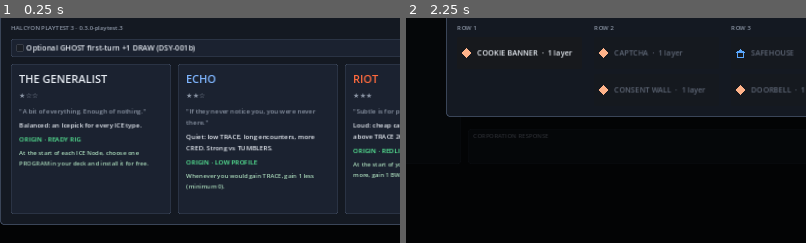
Above: before the commit, frames 1-2 (left to right).
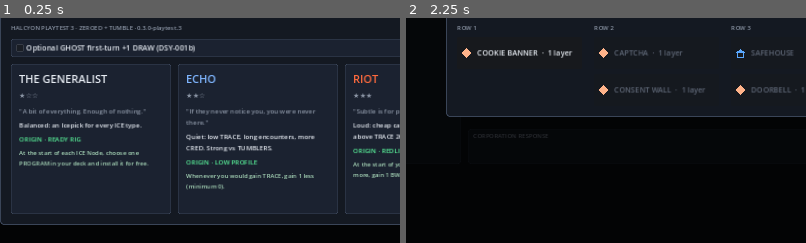
Above: after the commit, the same moments.

Repository: Punkwork/REDLINE
Game: Godot game, scene res://scenes/Main.tscn
The game is run twice, just before and just after one commit, with the same random seed, the same clock (stepped at 60 frames per second) and the same inputs.
Inputs (mouse positions are % of the whole screen's width and height, from its top left):
- Up to frame 1 (0.25 s): no input
- Up to frame 2 (2.25 s): click "DECK / COVERAGE" at 0.5 s; click "VOICE ON" at 1.25 s; click (19, 54) at 2.02 s
The pictures show only the part of the screen within x 8-58%, y 28-78%; the shares and areas given below are measured in that part.

The runs differ from the first frame. In frame 1, 0.3% of the frame differs, in the area x 19-46%, y 3-6%; in frame 2, nothing differs.

Commit message:
TUMBLE-001: Remove broken TUMBLER subs and tumble immediately active replacements

Diff:
--- a/godot/scripts/core/game.gd
+++ b/godot/scripts/core/game.gd
@@ -284,8 +284,10 @@
 		for s in d.subs.size():
 			out.append(s)
 		return out
-	for k in int(d.get("slots", d.subs.size())):
-		out.append((ice.rot + k) % d.subs.size())
+	for offset in d.subs.size():
+		var sub: int = (ice.rot + offset) % d.subs.size()
+		if not ice.broken[sub]: out.append(sub)
+		if out.size() >= int(d.get("slots", d.subs.size())): break
 	return out
 
 func is_active(i: int, s: int) -> bool:
@@ -294,13 +296,20 @@
 func hidden_count(i: int) -> int:
 	## Face-down subroutines outside the slots (TUMBLER) or not yet fired (VOID, beyond this response).
 	var ice: Dictionary = enc.ice[i]
+	if ice_definition(ice).type == "TUMBLER": return ice.broken.count(false) - active_subs(i).size()
 	return ice_definition(ice).subs.size() - active_subs(i).size()
 
 func _rotate_tumblers() -> void:
 	for i in enc.ice.size():
 		var ice: Dictionary = enc.ice[i]
-		if ice_definition(ice).type == "TUMBLER" and int(ice_definition(ice).get("slots", ice_definition(ice).subs.size())) < ice_definition(ice).subs.size():
-			ice.rot = (ice.rot + 1) % ice_definition(ice).subs.size()
+		var d := ice_definition(ice)
+		var active := active_subs(i)
+		if d.type == "TUMBLER" and ice.broken.count(false) > int(d.get("slots", d.subs.size())):
+			for offset in range(1, d.subs.size() + 1):
+				var candidate: int = (int(active[0]) + offset) % d.subs.size()
+				if not ice.broken[candidate]:
+					ice.rot = candidate
+					break
 	_mark_seen()
 
 func _mark_seen() -> void:
@@ -1225,6 +1234,10 @@
 	var ice: Dictionary = enc.ice[i]
 	ice.break_progress[s] += 1
 	ice.broken[s] = ice.break_progress[s] >= deadlock_steps(ice_definition(ice).subs[s])
+	if ice.broken[s] and ice_definition(ice).type == "TUMBLER":
+		var showing := active_subs(i)
+		if not showing.is_empty(): ice.rot = showing[0]
+		_mark_seen() # Tumbled-in subs are active and face up before any next choice/preview.
 	_sync_strengths()
 	enc.breaks_turn += 1
 	var d := ice_definition(ice)
--- a/godot/scripts/ui/main.gd
+++ b/godot/scripts/ui/main.gd
@@ -56,6 +56,8 @@
 ## REEL-001: TUMBLER slots are slot-machine reels; they spin when the TUMBLER rotates.
 const REEL_H := 33.0
 var spin := {}            # ICE index → its slots' subroutines before the rotation
+var tumble: Dictionary = {}
+var previous_slots: Array = []
 var spinning := false
 var spin_built := false
 var spin_deferred := false
@@ -420,6 +422,7 @@
 	if spinning and spin_built:
 		spin_deferred = true   # don't rebuild (and restart) the reels mid-spin
 		return
+	_detect_tumbles()
 	_handle_events()
 	_build_hud()
 	_build_info()
@@ -763,7 +766,10 @@
 	# subroutines (TUMBLERs: only the subroutines in its slots; the rest are face-down)
 	var act := g.active_subs(i)
 	var tumbler := IceDB.is_tumbler(ice.id)
-	for k in act.size():
+	for k in (int(d.get("slots", act.size())) if tumbler else act.size()):
+		if k >= act.size():
+			v.add_child(_tumble_reel(i, k, -1, _lbl("SLOT %d · EMPTY" % (k + 1), 12, DIM)))
+			continue
 		var s: int = act[k]
 		if not ice.seen[s]:
 			var fh := HBoxContainer.new()
@@ -792,7 +798,7 @@
 			if spin.has(i) and k < spin[i].size():
 				var ps: int = spin[i][k]
 				prev_row = _sub_row(i, ps, d.subs[ps], ice.broken[ps], "SLOT %d · S%d" % [k + 1, ps + 1])
-			v.add_child(_reel(content, prev_row, k, spin.has(i)))
+			v.add_child(_tumble_reel(i, k, s, content) if tumble.has(i) else _reel(content, prev_row, k, spin.has(i)))
 		else:
 			v.add_child(content)
 	var hid := g.hidden_count(i)
@@ -1459,7 +1465,7 @@
 
 func _overlay_select() -> void:
 	var v := _dim_box("CHOOSE YOUR RUSTLER", "Same stats for all: 30 VITAE, 4 BW, DRAW 6, 4 RAM. They differ by deck and ORIGIN Ghostware.", 1360)
-	v.add_child(_lbl("HALCYON PLAYTEST 3 · " + str(ProjectSettings.get_setting("application/config/version", "")), 12, DIM))
+	v.add_child(_lbl("HALCYON PLAYTEST 3 · ZEROED + TUMBLE · " + str(ProjectSettings.get_setting("application/config/version", "")), 12, DIM))
 	var option := CheckBox.new()
 	option.text = "Optional GHOST first-turn +1 DRAW (DSY-001b)"
 	option.button_pressed = g.ghost_draw_enabled
@@ -1600,3 +1606,46 @@
 			g.compile_cards(compile_first, uid)
 			compile_open = false
 		refresh(), "Cancel", func(): compile_open = false; refresh())
+
+func _detect_tumbles() -> void:
+	tumble.clear()
+	var current := []
+	for i in g.enc.get("ice", []).size():
+		var ice: Dictionary = g.enc.ice[i]
+		if g.ice_definition(ice).type != "TUMBLER": continue
+		var showing := g.active_subs(i)
+		for prior in previous_slots:
+			if is_same(prior.ice, ice) and prior.subs != showing and prior.subs.any(func(s): return ice.broken[s]):
+				tumble[i] = prior.subs
+		current.append({"ice": ice, "subs": showing.duplicate()})
+	previous_slots = current
+
+func _tumble_reel(i: int, slot: int, sub: int, final_row: Control) -> Control:
+	var frame := _reel(final_row, null, slot, false)
+	if not tumble.has(i): return frame
+	var prior: Array = tumble[i]
+	var old_slot: int = prior.find(sub) if sub >= 0 else -1
+	if old_slot == slot: return frame
+	var holder: Control = frame.get_child(0)
+	final_row.modulate.a = 0.0
+	var window := Control.new()
+	window.name = "TumbleMotion"
+	window.mouse_filter = Control.MOUSE_FILTER_IGNORE
+	window.clip_contents = true
+	holder.add_child(window)
+	if slot < prior.size() and g.enc.ice[i].broken[prior[slot]]:
+		var removed := _sub_row(i, prior[slot], g.ice_definition(g.enc.ice[i]).subs[prior[slot]], true, "BROKEN")
+		removed.mouse_filter = Control.MOUSE_FILTER_IGNORE
+		window.add_child(removed)
+		var drop := removed.create_tween().set_parallel(true)
+		drop.tween_property(removed, "position:y", float(REEL_H), 0.28)
+		drop.tween_property(removed, "modulate:a", 0.0, 0.28)
+	var arriving: Control = final_row.duplicate()
+	arriving.modulate.a = 1.0
+	arriving.mouse_filter = Control.MOUSE_FILTER_IGNORE
+	window.add_child(arriving)
+	arriving.position.y = float(REEL_H * (old_slot - slot)) if old_slot >= 0 else -float(REEL_H)
+	var slide := arriving.create_tween()
+	slide.tween_property(arriving, "position:y", 0.0, 0.42).set_trans(Tween.TRANS_CUBIC).set_ease(Tween.EASE_OUT)
+	slide.tween_callback(func(): final_row.modulate.a = 1.0; window.queue_free())
+	return frame
--- a/godot/tests/shot_playtest3.gd
+++ b/godot/tests/shot_playtest3.gd
@@ -7,8 +7,8 @@
  if not ok:
   failures += 1
   push_error(message)
-func snap(name: String) -> void:
- main.refresh()
+func snap(name: String, rebuild: bool = true) -> void:
+ if rebuild: main.refresh()
  for i in 15: await process_frame
  await RenderingServer.frame_post_draw
  check(root.get_texture().get_image().save_png(OS.get_environment("SHOT_DIR").path_join(name + ".png")) == OK, "save " + name)
@@ -27,15 +27,18 @@
  await snap("playtest3_hold")
  await check_choice_row("HOLD")
  g.choose(-1)
+ if g.phase == "RESPONSE": g._continue_response()
  # SCAN fixture: model choice and UI rendered together.
  g.hand.clear(); g.bw = 30
  var scan := g._new_inst("PORT_SCAN"); g.hand.append(scan); g.play_card(scan.uid)
+ check(g.pending.get("kind") == "scan", "SCAN fixture actually opened")
  await snap("playtest3_scan")
  g.finish_scan()
- g.enc.ice[0].str_mod = -10
+ g.reduce_ice_str(0, 10)
  g.hand.clear()
  var c := g._new_inst("CULL"); g.hand.append(c); g.infect(0, "ROT", 3); g.infect(0, "LEECH", 2); g.play_card(c.uid, 0)
- await snap("playtest3_cull_underflow")
+ check(g.pending.get("kind") == "cull", "CULL fixture actually opened")
+ await snap("playtest3_cull_zeroed")
  g.cull_strain("ROT"); g.cull_strain()
  g.phase = "REWARD"; g.layers_cleared = 1; g.reward_options = ["SCALPEL", "WARM_BOOT", "COVER_FIRE"]
  await snap("playtest3_reward_roles")
@@ -48,6 +51,22 @@
  g.phase = "PLAYER"; g.enc.ice.assign([g._new_ice("COOKIE_WALL", definition)]); g.enc.ice[0].seen.fill(true)
  g._do_break(0, 0)
  await snap("playtest3_deadlock_escalate")
+ # Authorized ZEROED and TUMBLE fixtures.
+ main._start_as("RIOT"); g = main.g; g.enter_node(0); g.hand.clear(); g.bw = 40
+ g.enc.ice.assign([g._new_ice("CAPTCHA")]); g._mark_seen(); g.reduce_ice_str(0, 4)
+ g.installed.append({"inst": g._new_inst("PASSKEY"), "boost": 20, "free_used": false})
+ var zero_card := g._new_inst("SECOND_WIND"); g.hand.append(zero_card)
+ await snap("zeroed_target_highlight")
+ check(g.would_zero(0, 1), "highlight fixture has eligible target")
+ g.play_card(zero_card.uid, 0)
+ await snap("zeroed_marker")
+ check(g.enc.ice[0].zeroed, "ZEROED marker consumed")
+ main._on_break(0, 0)
+ check(main.find_child("TumbleMotion", true, false) != null, "tumble animation created")
+ check(g.active_subs(0) == [1, 2] and g.break_info(0, 2).ok, "new sub immediately active while UI animates")
+ await snap("tumble_drop_slide", false)
+ for i in 60: await process_frame
+ await snap("tumble_after")
  # Generalist READY RIG with deliberately overflowing PROGRAM choices.
  main._start_as("GENERALIST")
  g = main.g
--- a/godot/tests/synergy_cases.gd
+++ b/godot/tests/synergy_cases.gd
@@ -19,6 +19,7 @@
  null_pointer_strike_regression()
  zeroed_lifecycle()
  zeroed_cards()
+ tumbler_removal()
 func step1() -> void:
  var g := game()
  check.call(g.footprint() == 12 and g.footprint_cap() == 22 and g.footprint_band() == "GHOST", "DSY footprint baseline")
@@ -366,6 +367,8 @@
  var n := b._new_inst("NULL_POINTER"); b.hand.append(n)
  check.call(b.play_card(n.uid, 0) and not b.card_break_ok(0, 0), "NULL POINTER respects BOOTING")
  b.choose_sub(0, 1)
+ check.call(b.card_break_ok(0, 2), "NULL POINTER can take immediately tumbled PULP")
+ b.choose_sub(0, 2)
  check.call(b.phase == "PLAYER" and not b._find(b.burned, n.uid).is_empty(), "NULL POINTER finishes when no legal breaks remain")
  var positive := game("RIOT"); positive.enter_node(0); positive.hand.clear()
  var bad := positive._new_inst("NULL_POINTER"); positive.hand.append(bad); var bw := positive.bw
@@ -380,3 +383,53 @@
  compile.enc.ice.assign([compile._new_ice("AUTO_RENEW")])
  var combo := compile._new_inst("COMPILED::PROBE::FLATLINE"); compile.hand.append(combo); compile.trace = 10; compile.play_card(combo.uid, 0)
  check.call(compile.enc.ice[0].zeroed and compile.trace == 8 and compile.discard[0].id == combo.id, "compiled ordinary reduction then printed ZEROED resolves in order")
+
+func tumble_game() -> Game:
+ var g := game("RIOT"); g.enter_node(0); g.hand.clear(); g.bw = 100
+ g.enc.ice.assign([g._new_ice("CAPTCHA")]); g._mark_seen()
+ g.installed.append({"inst": g._new_inst("PASSKEY"), "boost": 20, "free_used": false})
+ return g
+func tumbler_removal() -> void:
+ var g := tumble_game()
+ check.call(g.active_subs(0) == [0, 1], "CAPTCHA initial slots")
+ g.break_sub(0, 0)
+ check.call(g.active_subs(0) == [1, 2] and g.enc.ice[0].seen[2] and g.break_info(0, 2).ok, "break slot one slides slot two and reveals immediately breakable PULP")
+ check.call(g.trace == 1 and g.response_preview().any(func(st): return st.sub == 2 and not st.skipped), "TRIPWIRE fires and response includes incoming sub this turn")
+ check.call(not g.response_preview().any(func(st): return st.sub == 0), "removed sub absent from response")
+ var second := tumble_game(); second.break_sub(0, 1)
+ check.call(second.active_subs(0) == [0, 2] and second.break_info(0, 2).ok, "break slot two keeps slot one and tumbles next sub")
+ second.break_sub(0, 2)
+ check.call(second.active_subs(0) == [0, 3] and second.enc.ice[0].seen[3], "second break reveals next DEADLOCK this turn")
+ var wrap := tumble_game(); wrap.enc.ice[0].rot = 4; wrap._mark_seen(); wrap.break_sub(0, 0)
+ check.call(wrap.active_subs(0) == [4, 1], "tumble wraps and skips removed sub")
+ wrap.break_sub(0, 4)
+ check.call(wrap.active_subs(0) == [1, 2], "breaking first wrapped slot preserves following slot")
+ wrap._rotate_tumblers()
+ check.call(wrap.active_subs(0) == [2, 3], "rotation steps through only unbroken pool")
+ wrap.break_sub(0, 2)
+ check.call(wrap.active_subs(0) == [3, 1], "unbroken equals slots retains cyclic order")
+ var frozen := wrap.active_subs(0); wrap._rotate_tumblers()
+ check.call(wrap.active_subs(0) == frozen, "rotation stops when all remaining subs show")
+ wrap.break_sub(0, 3)
+ check.call(wrap.active_subs(0) == [1] and wrap.hidden_count(0) == 0, "pool smaller than slots shows only one and no hidden broken subs")
+ wrap.break_sub(0, 1)
+ check.call(wrap.active_subs(0).is_empty() and wrap.hidden_count(0) == 0, "empty pool has empty slots")
+ var worm := tumble_game(); worm.infect(0, "WORM", 2); worm.use_worm(0); worm.choose_sub(0, 0)
+ check.call(worm.active_subs(0) == [1, 2] and worm.trace == 1, "WORM break tumbles and pays TRIPWIRE")
+ var card := tumble_game(); card.reduce_ice_str(0, 5)
+ var n := card._new_inst("NULL_POINTER"); card.hand.append(n); card.play_card(n.uid, 0); card.choose_sub(0, 1)
+ check.call(card.card_break_ok(0, 2), "card's second break can choose new incoming sub")
+ card.choose_sub(0, 2)
+ check.call(card.active_subs(0) == [0, 3] and card.trace == 2, "NULL POINTER removes exactly two steps, both tumble")
+ var multi := tumble_game()
+ var definition := {"name": "DOUBLE", "type": "TUMBLER", "str": 0, "slots": 1, "subs": [[{"k": "DEADLOCK", "v": 2}], [{"k": "TRACE", "v": 1}]]}
+ multi.enc.ice.assign([multi._new_ice("CAPTCHA", definition)]); multi._mark_seen()
+ multi.break_sub(0, 0)
+ check.call(multi.active_subs(0) == [0] and not multi.enc.ice[0].broken[0], "DEADLOCK x2 first step does not tumble")
+ multi.break_sub(0, 0)
+ check.call(multi.active_subs(0) == [1] and multi.enc.ice[0].seen[1], "DEADLOCK x2 final step tumbles")
+ var boot := tumble_game(); boot.enc.ice.assign([boot._new_ice("REJECT_ALL")]); boot.enc.ice[0].rot = 1; boot._mark_seen()
+ boot.break_sub(0, 1)
+ check.call(boot.active_subs(0) == [2, 0] and boot.break_info(0, 0).reason.begins_with("LOCKED"), "BOOTING applies while other subs tumble")
+ boot.enc.turn = 3
+ check.call(boot.break_info(0, 0).ok, "BOOTING unlocks on turn three with shrunk pool")
--- a/godot/tests/test_game.gd
+++ b/godot/tests/test_game.gd
@@ -85,13 +85,13 @@
 	check(g.break_info(1, 2).reason == "HIDDEN", "PULP starts hidden")
 	check(g.break_sub(1, 1), "TRACE can be broken on turn 1")
 	check(g.bw == 1 and g.pick_str(g.installed[0]) == 4, "boost and break cost unchanged")
-	check(g.deadlock_view().unseen == 3, "three hidden subroutines across the opening formation")
+	check(g.deadlock_view().unseen == 2, "tumbled PULP is revealed; two ACCEPT ALL subs remain hidden")
 	g.end_turn()
 	check(g.enc.turn == 2 and g.bw == 3, "DETAINER drains turn 2")
-	check(g.active_subs(1) == [1, 2] and not g.enc.breached, "turn 2 rotates DEADLOCK out; no early BREACH")
-	check(g.response_preview()[1].skipped, "broken TRACE stays broken")
-	g.end_turn()
-	check(g.enc.turn == 3 and g.active_subs(1) == [2, 0], "turn 3 reveals the same single DEADLOCK")
+	check(g.active_subs(1) == [0, 2] and not g.enc.breached, "two remaining REJECT subs stay showing; BOOTING prevents early BREACH")
+	check(g.enc.ice[1].broken[1] and not g.active_subs(1).has(1), "broken TRACE leaves active pool")
+	g.end_turn()
+	check(g.enc.turn == 3 and g.active_subs(1) == [0, 2], "turn 3 keeps remaining DEADLOCK and PULP visible")
 	check(g.break_sub(1, 0) and g.enc.breached, "single DEADLOCK permits BREACH on turn 3")
 	var t := g.trace
 	g.end_turn()
Not shown, changed: docs/HALCYON_PLAYTEST_GUIDE.md
Not shown, changed: docs/HANDOFF.md
Not shown, changed: docs/REDLINE_CURRENT_STATUS.md
Not shown, changed: docs/REDLINE_DEVELOPMENT_LOG.md
